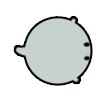
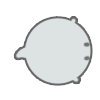
Comparing the layer stacks of the two (100, 100) images. Changes:
"레이어 34": opacity 100% → 50% over [83, 41, 91, 61]
hid "1", opacity 100% → 60% over [15, 17, 91, 84]
showed "3", opacity 100% → 60% over [15, 17, 91, 84]
